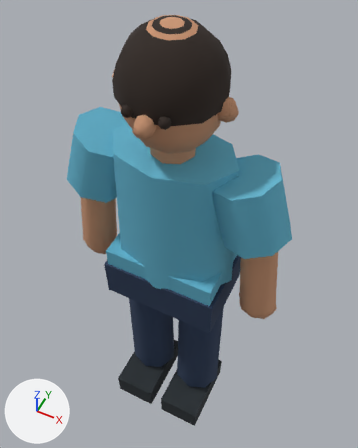
The glTF model world/assets/human-person.glb as it was, and as the next commit left it.
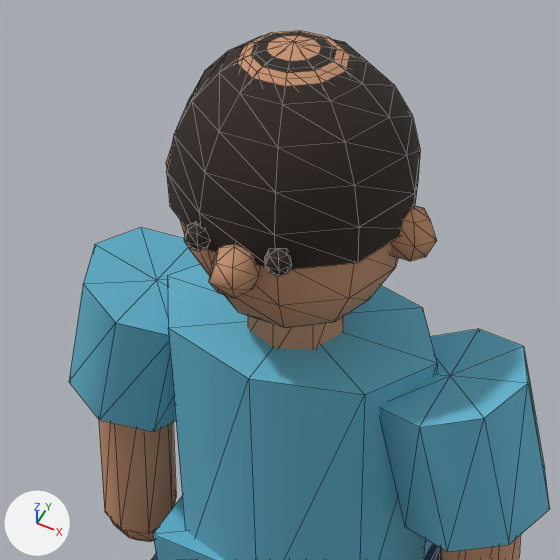
Old and new are each drawn whole from a 50 mm camera at (0.515, -0.994, 2.362) aimed at (-0.025, 0.086, 1.012) and again close up on the part from 10% to 83% of the width and 0% to 59% of the height. The lights are fixed; the arrows at lower left show +X, +Y and +Z. The last two pictures show the newer version. The close-ups show mesh edges as thin lines. Where no turn or scale is listed for an object, it has been applied to the vertices. Vertices at exactly the same position are counted once.

Objects in the first close-up: 'Hair', 'Skin', 'TShirt' and 1 more.
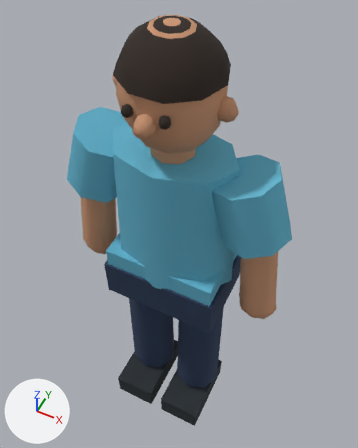
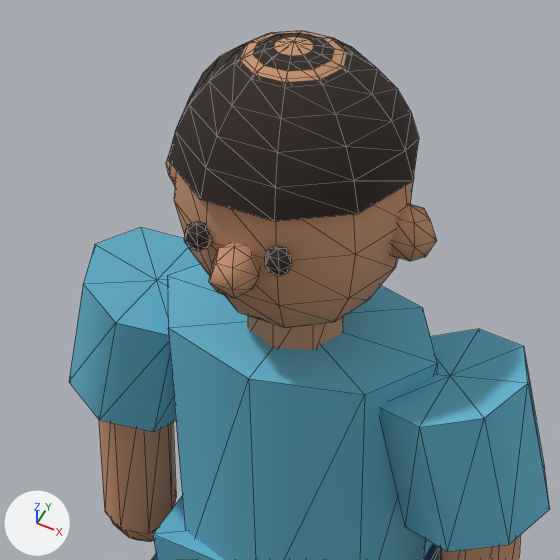
Location of each change, (x1, y1, x2, y2) in pixels of the close-ups (560 x 560 px; the box of a moved part takes in the faces that stretch with it):
'Hair', reshaped
    before: (166, 32, 420, 276)
    after: (168, 33, 419, 276)
part 1 of me_mesh_3, moved or reshaped
    before: (166, 32, 420, 269)
    after: (168, 33, 419, 221)

What the commit changed:
me_mesh_3 is used by ob_hair; location (0.0, 0.0, 0.0).
me_mesh_3 had 107 vertices, 182 faces and spanned x -0.154..0.154, y -0.159..0.144, z 1.625..1.817.
me_mesh_3 now has 107 vertices, 182 faces and spans x -0.151..0.151, y -0.159..0.14, z 1.625..1.817.
me_mesh_3 part 1: 66 of 107 vertices moved; they spanned x -0.154..0.154, y -0.144..0.144, z 1.627..1.81 and now span x -0.151..0.151, y -0.14..0.14, z 1.69..1.813; mean shift (0.001, 0.0, 0.031); largest move (-0.154, 0.0, 1.627) -> (-0.151, 0.0, 1.69).
